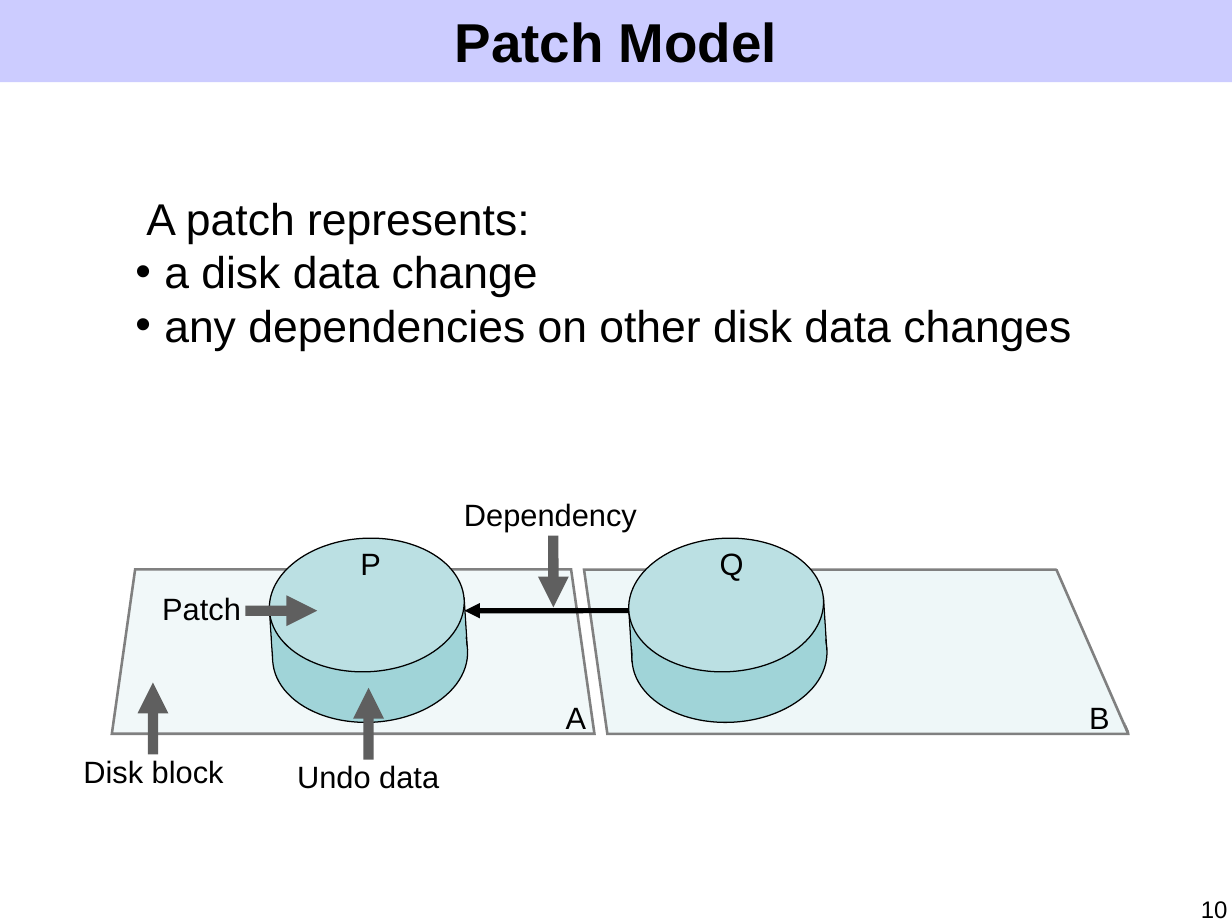
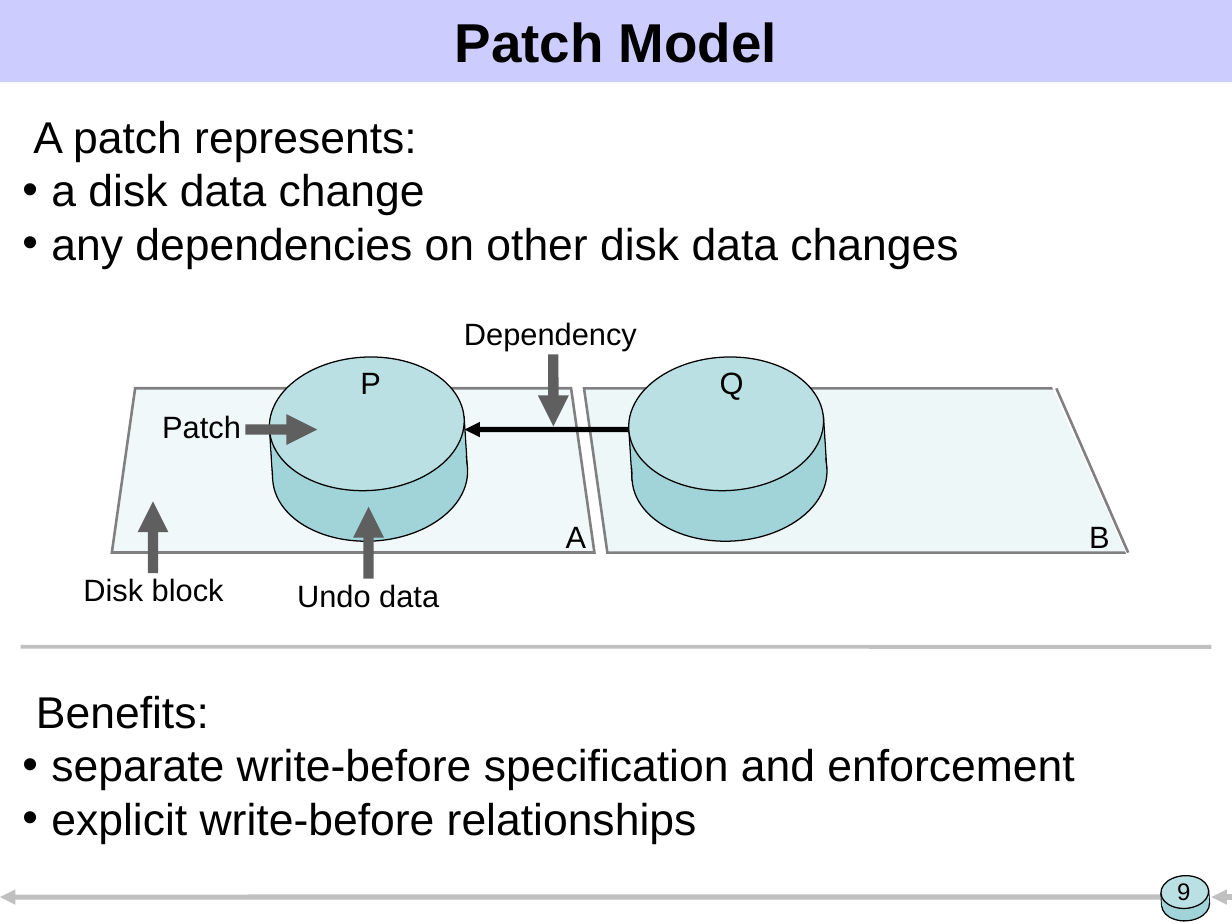
Before and after one commit to ucla-readable/fstitch-doc, a slide deck: slide 9 of sosp/pres.ppt (slide 10 before the commit). Drawn at 1232x924 pixels with LibreOffice and Linux fonts; fonts in the diff are those of the drawing. Boxes give left, top, right and bottom in pixels: in the first picture for what was removed or moved away, otherwise in the second. Text is boxed around its words. In the diff, an @@ line names an element or a change of style, - is before the commit and + after.

```diff
--- a/sosp/pres.ppt
+++ b/sosp/pres.ppt
@@ text "A patch represents:": place and size @@
-text "A patch represents:" at box(146, 202, 1071, 351)
+text "A patch represents:" at box(33, 120, 958, 269)
@@ arrow moved from (368, 760) - (368, 687) to (553, 355) - (553, 426) @@
@@ 8 texts, 4 rectangles, 4 ellipses, 3 arrows, 1 freeform shape, 1 parallelogram, 1 line: place and size @@
-8 texts, 4 rectangles, 4 ellipses, 3 arrows, 1 freeform shape, 1 parallelogram, 1 line at box(83, 503, 1129, 789)
+8 texts, 4 rectangles, 4 ellipses, 3 arrows, 1 freeform shape, 1 parallelogram, 1 line at box(83, 322, 1129, 608)
@@ rectangle: place and size @@
-rectangle at box(1051, 526, 1216, 775)
+rectangle at box(1051, 355, 1216, 603)
@@ arrow moved from (553, 536) - (553, 607) to (368, 579) - (368, 506) @@
@@ line added from (21, 647) to (1211, 647), #C0C0C0 2.24 pt @@
@@ text added at box(36, 695, 1074, 844), 26 pt, text #000000 @@
+Benefits:
+  • separate write-before specification and enforcement
+  • explicit write-before relationships
@@ arrow added from (1161, 897) to (0, 897), #C0C0C0 3 pt @@
@@ group added at box(1160, 875, 1211, 923): 2 rectangles, 2 ellipses @@
@@ page number added at box(1177, 883, 1190, 901), 14 pt, text #000000 @@
+9
@@ arrow added from (1232, 897) to (1211, 897), #C0C0C0 3 pt @@
@@ page number removed at box(1201, 901, 1228, 919) @@
-10
```
Also in this commit, not shown: 41 other slides changed, 7 slides added, 6 slides removed.
